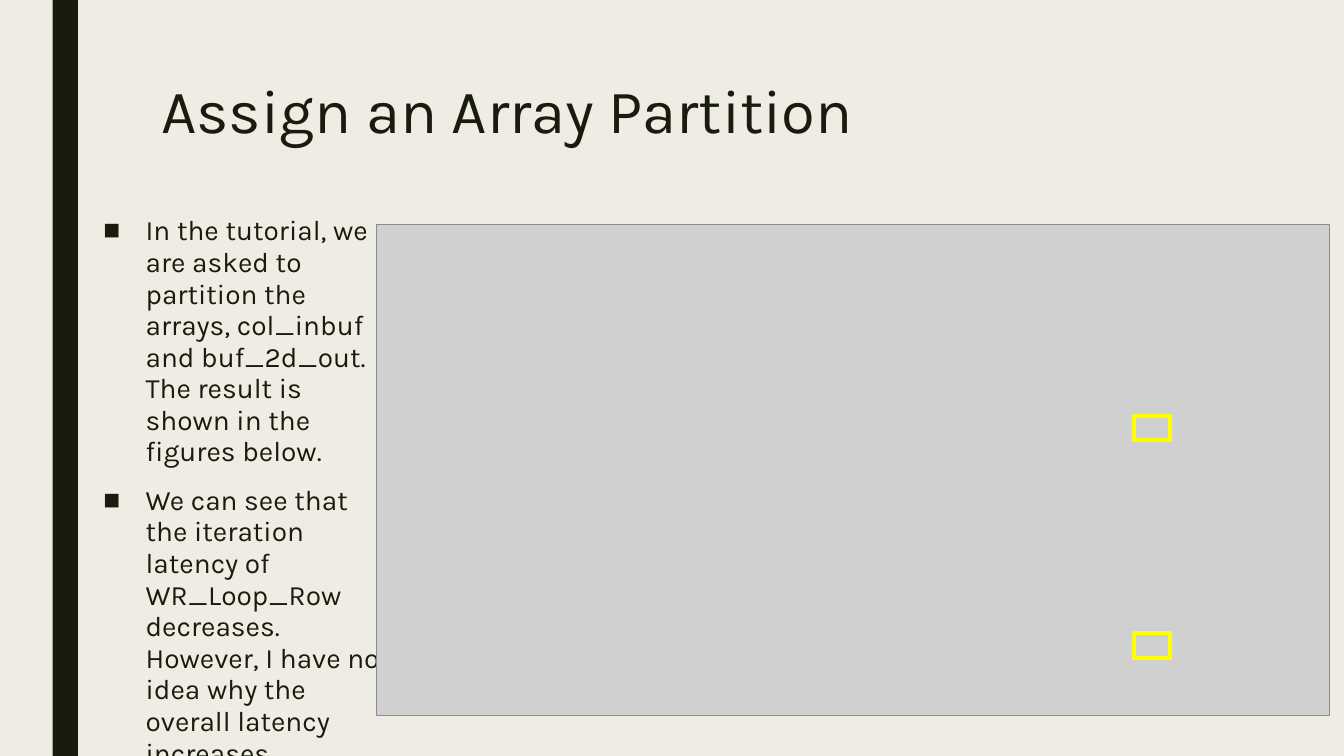
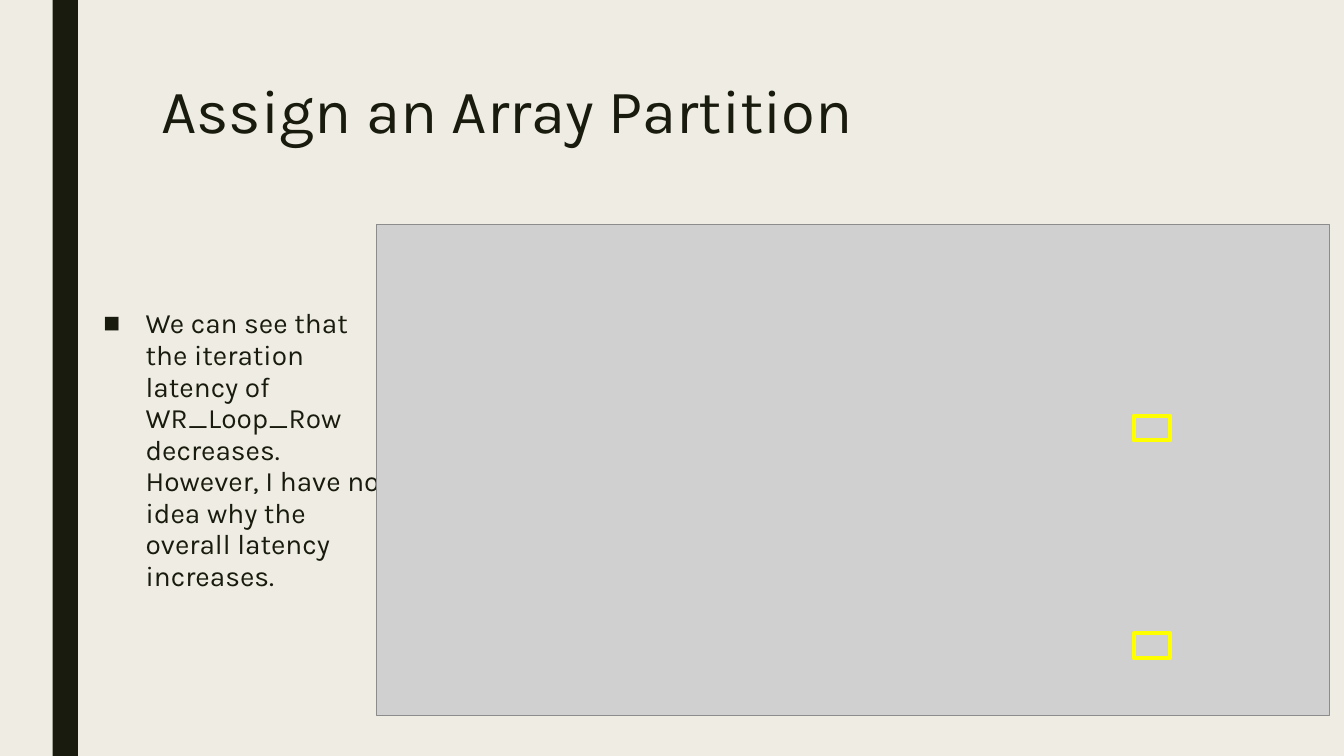
Before and after one commit to JasonYanggg/HLS, a slide deck: slide 37 of dct_prj/110061519_labA_report.pptx (slide 35 before the commit). Drawn at 1344x756 pixels with LibreOffice and Linux fonts; fonts in the diff are those of the drawing; grey boxes stand for pictures. Boxes give left, top, right and bottom in pixels: in the first picture for what was removed or moved away, otherwise in the second. Text is boxed around its words. In the diff, an @@ line names an element or a change of style, - is before the commit and + after.

```diff
--- a/dct_prj/110061519_labA_report.pptx
+++ b/dct_prj/110061519_labA_report.pptx
@@ text "We can see that the ..." at bbox=[146, 314, 379, 587]: vertical alignment top to middle @@
@@ text at bbox=[146, 221, 368, 468]: paragraph removed @@
-■ In the tutorial, we are asked to partition the arrays, col_inbuf and buf_2d_out. The result is shown in the figures below.
```
Also in this commit, not shown: 4 other slides changed, 6 slides added, 1 other file.
